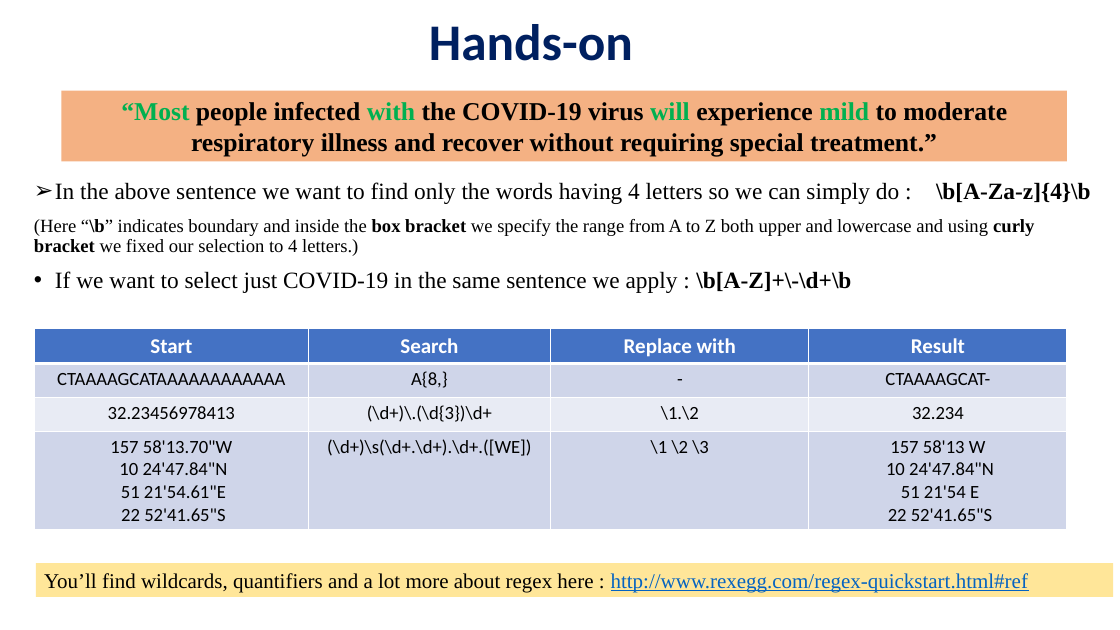
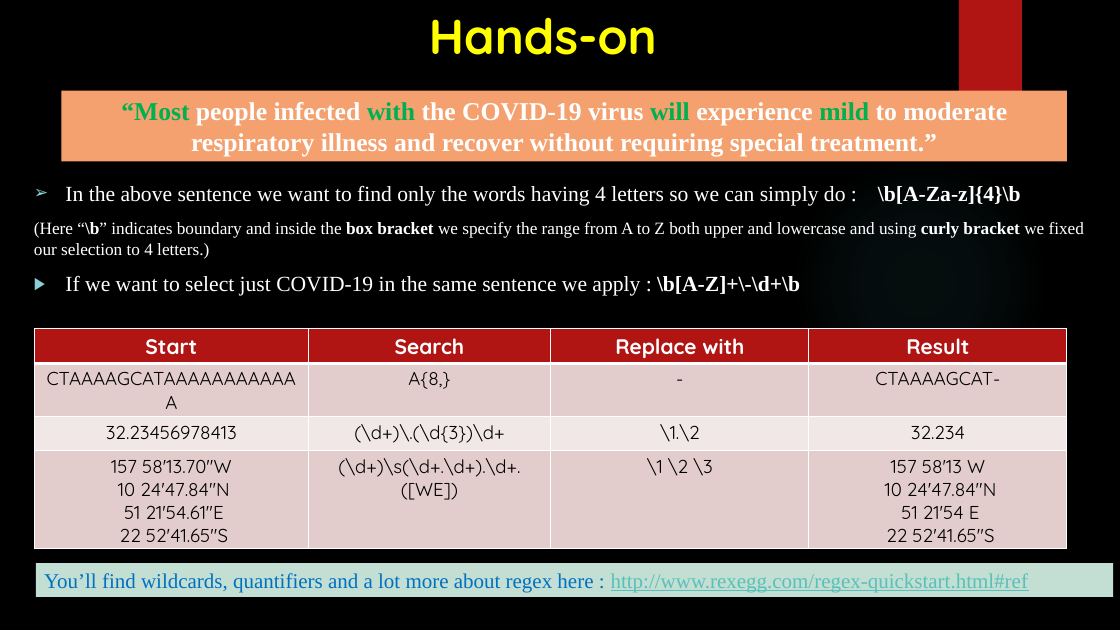
Before and after one commit to mehedi-stat/Learning-Periods, a slide deck: slide 4 of Regex_final.pptx. Drawn at 1120x630 pixels with LibreOffice and Linux fonts; fonts in the diff are those of the drawing; background and template pictures are left out. Boxes give left, top, right and bottom in pixels: in the first picture for what was removed or moved away, otherwise in the second. Text is boxed around its words. In the diff, an @@ line names an element or a change of style, - is before the commit and + after.

Commit message:
It's the update of Regex

```diff
--- a/Regex_final.pptx
+++ b/Regex_final.pptx
@@ background #FFFFFF to picture (left out) @@
@@ title "Hands-on" at (429, 17, 657, 55): size 44 to 42 pt, font Calibri to Quicksand, text colour #002060 to #FFFF00; line spacing 0.9 to 1; vertical alignment middle to top @@
@@ rectangle added at (959, 0, 1022, 105), fill #B01513 @@
@@ rectangle "“Most people infected with the ..." at (61, 91, 1067, 161): text colour #000000 to #FFFFFF in "people infected the COVID-19 virus experience to ..."; fill #F4B183 to #F4A16F @@
@@ text "In the above sentence we ..." at (34, 185, 1084, 296): size 20 to 18.5 pt in "In the above sentence we want to ...", "If we want to select just COVID-19 ..."; text colour #000000 to #FFFFFF; size 16 to 14.8 pt in "(Here “\b” indicates boundary and inside the ..."; indent changed; line spacing 0.9 to 1; bullet • to ▶ @@
@@ ellipse added at (791, 154, 1049, 413), fill gradient #50B9C1 @@
@@ table at (34, 329, 1066, 553) @@
@@ fill #4472C4 to #B01513 in row 1 @@
@@ fill #CFD5EA to #E4CCCC in 8 cells @@
@@ fill #E9EBF5 to #F2E8E7 in row 3 @@
@@ font Calibri to Quicksand @@
@@ rectangle "You’ll find wildcards, quantifiers and ..." at (36, 563, 1114, 597): text colour #000000 to #0070C0 in "You’ll find wildcards, quantifiers and a lot ..."; text colour #0563C1 to #58C1BA in "http://www.rexegg.com/regex-quickstart.html#ref"; fill #FFE699 to #C3DED3 @@
```
Also in this commit, not shown: 3 other slides changed, 1 other file.
